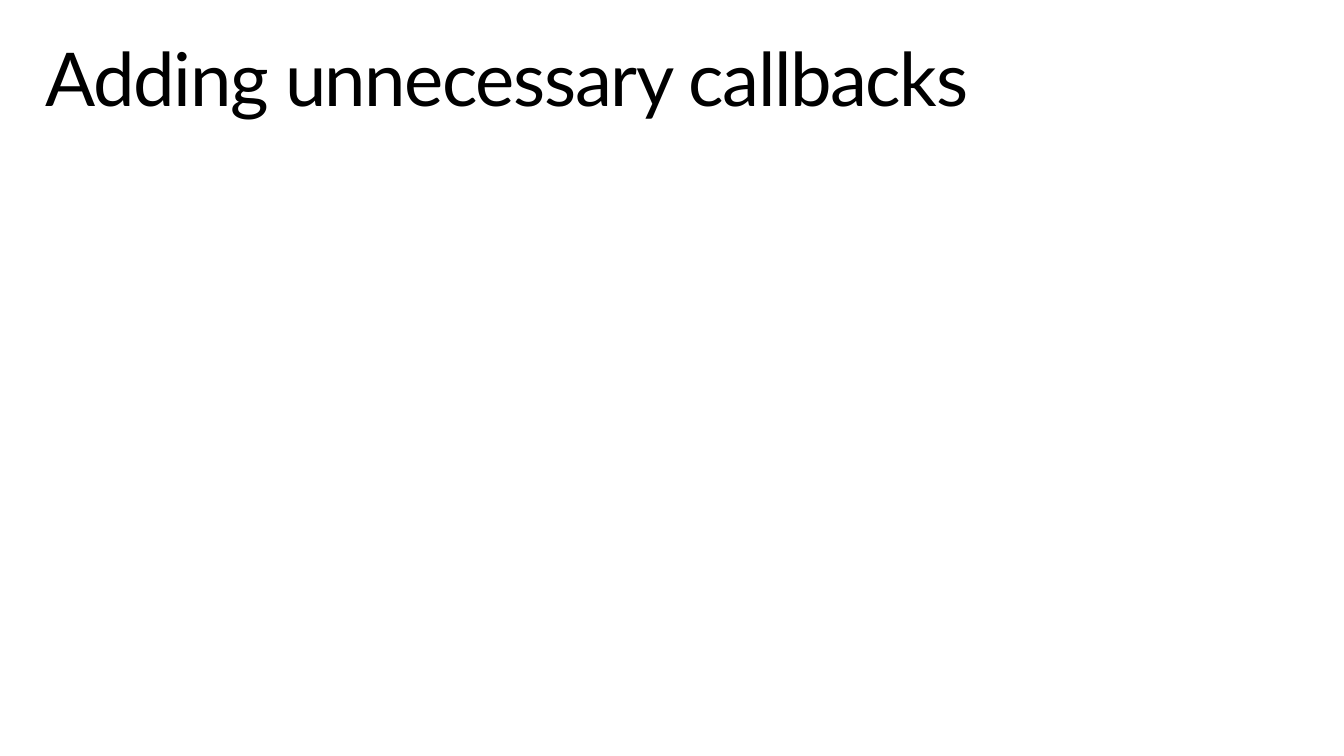
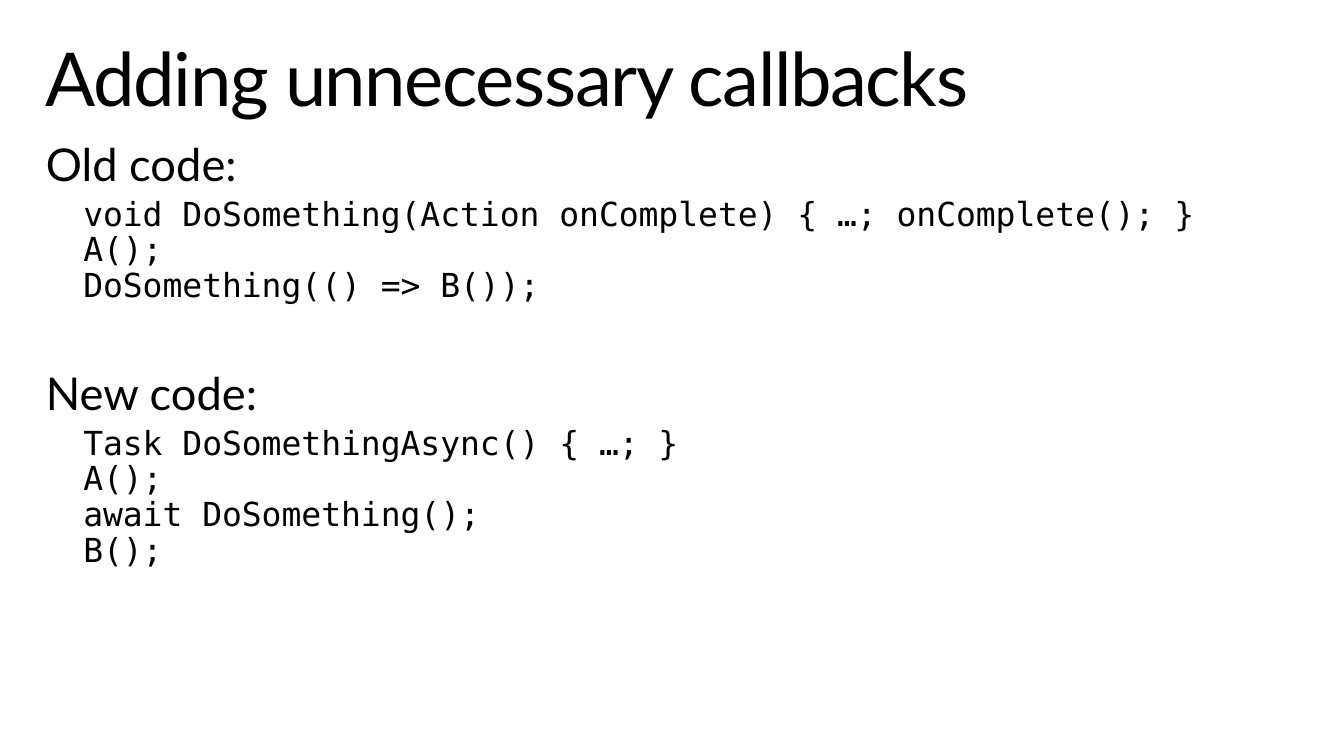
Before and after one commit to StephenCleary/Presentations, a slide deck: slide 18 of Async Pitfalls/Async Pitfalls.pptx (slide 14 before the commit). Drawn at 1344x756 pixels with LibreOffice and Linux fonts; fonts in the diff are those of the drawing; background and template pictures are left out. Boxes give left, top, right and bottom in pixels: in the first picture for what was removed or moved away, otherwise in the second. Text is boxed around its words. In the diff, an @@ line names an element or a change of style, - is before the commit and + after.

Commit message:
Update async pitfalls demo and talk.

```diff
--- a/Async Pitfalls/Async Pitfalls.pptx
+++ b/Async Pitfalls/Async Pitfalls.pptx
@@ text added at [46,147,1155,567], 23.5 pt, text #000000 @@
+Old code:
+  void DoSomething(Action onComplete) { …; onComplete(); }
+  A();
+  DoSomething(() => B());
+New code:
+  Task DoSomethingAsync() { …; }
+  A();
+  await DoSomething();
+  B();
```
Also in this commit, not shown: 14 other slides changed, 3 slides added, 28 slides removed, 25 other files.
